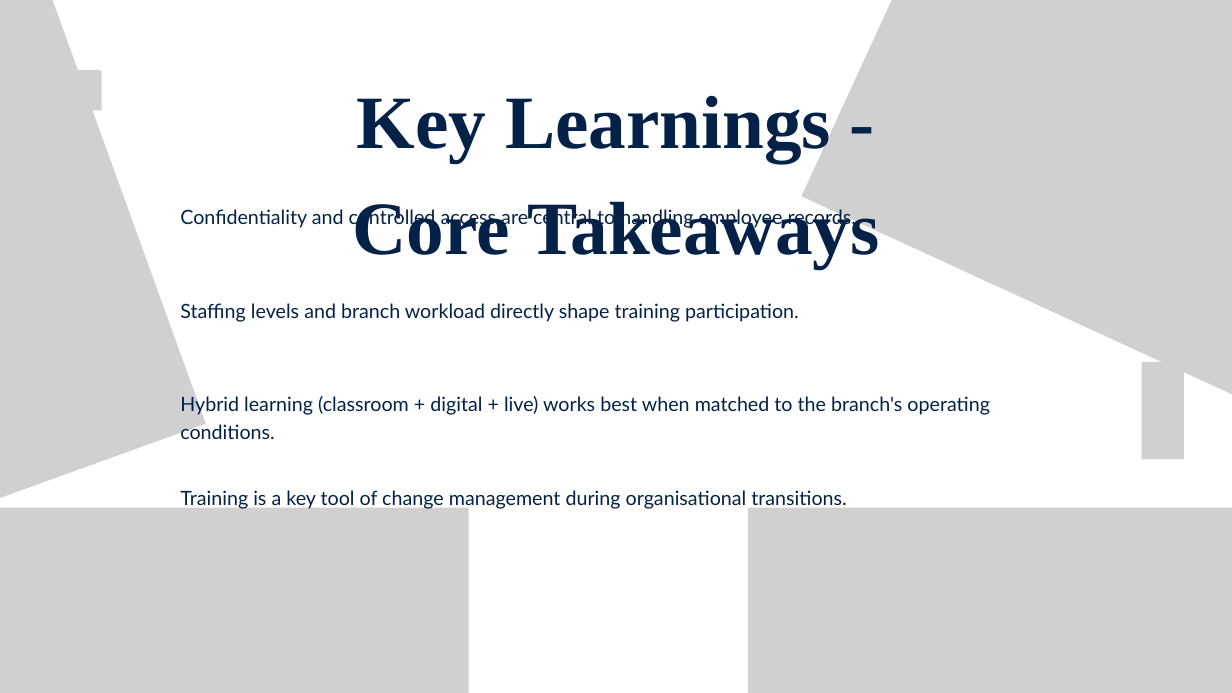
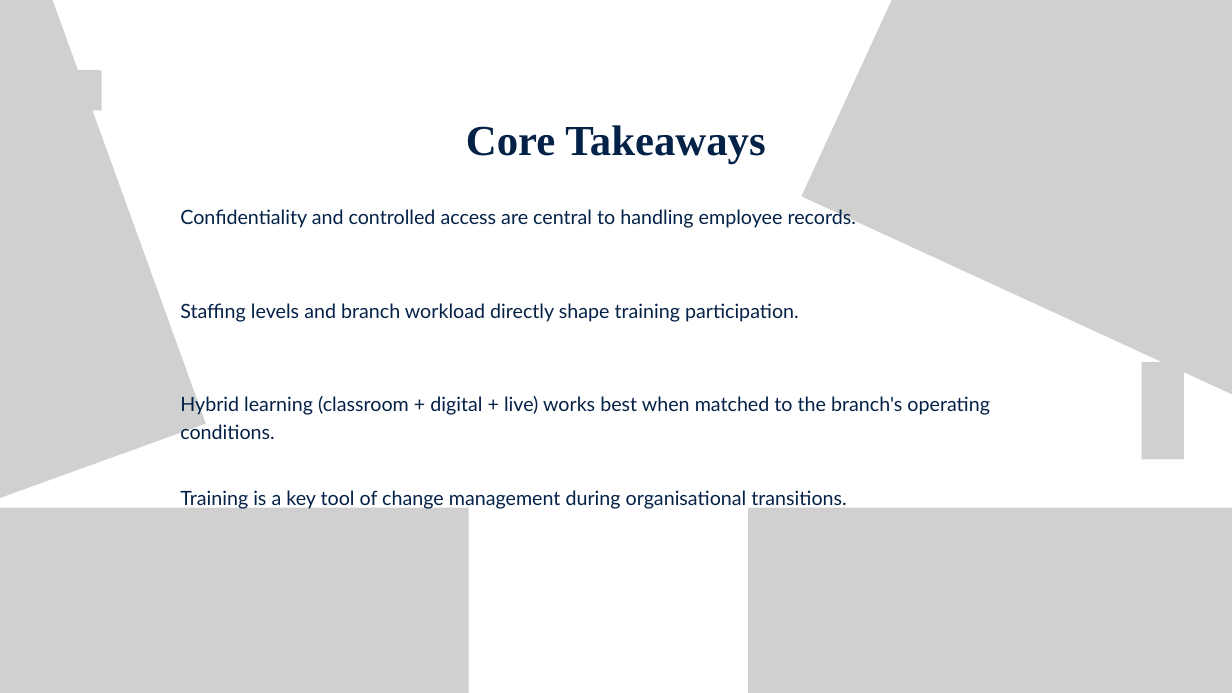
Before and after one commit to debanjanm/Sreetama-Ghosh-Ray, a slide deck: slide 11 of 306 - Internship 3/Internship 3 v2.pptx. Drawn at 1232x693 pixels with LibreOffice and Linux fonts; fonts in the diff are those of the drawing; grey boxes stand for pictures. Boxes give left, top, right and bottom in pixels: in the first picture for what was removed or moved away, otherwise in the second. Text is boxed around its words. In the diff, an @@ line names an element or a change of style, - is before the commit and + after.

```diff
--- a/306 - Internship 3/Internship 3 v2.pptx
+++ b/306 - Internship 3/Internship 3 v2.pptx
@@ text at <box>466,125,765,163</box>: text changed; size 88 to 50 pt @@
-Key Learnings - Core Takeaways
+Core Takeaways
```
Also in this commit, not shown: 7 other slides changed.
